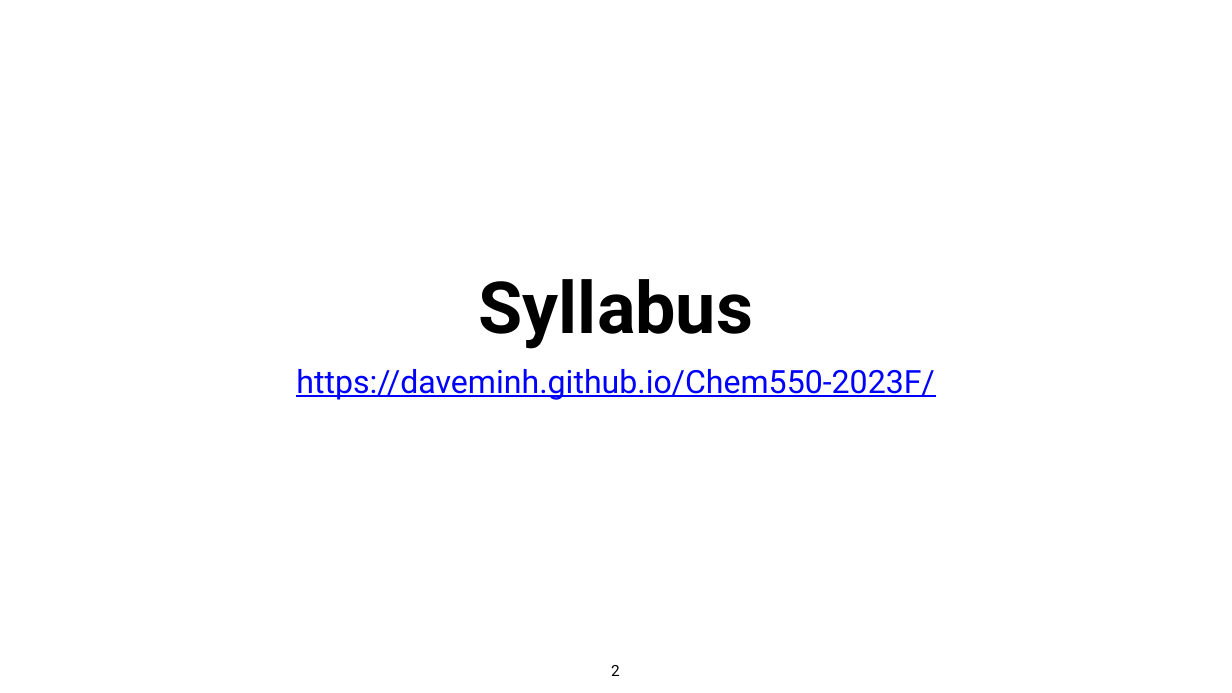
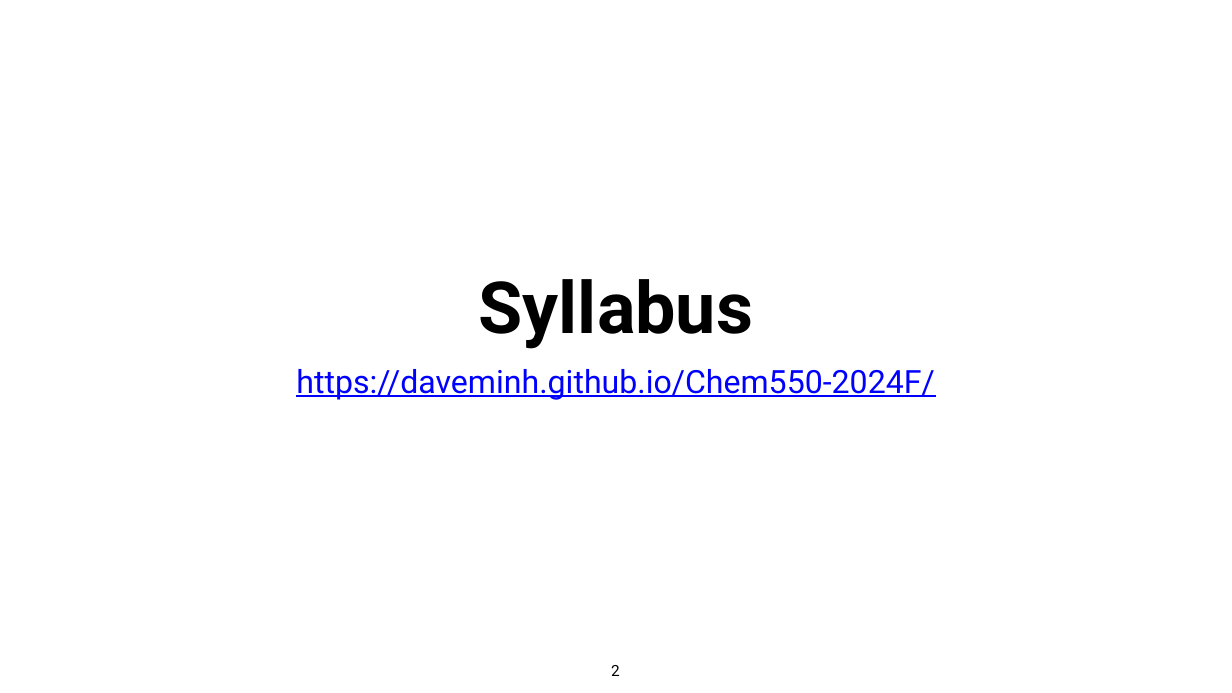
Before and after one commit to daveminh/Chem550-2024F, a slide deck: slide 2 of slides/08-26-Introduction.pptx. Drawn at 1232x693 pixels with LibreOffice and Linux fonts; fonts in the diff are those of the drawing. Boxes give left, top, right and bottom in pixels: in the first picture for what was removed or moved away, otherwise in the second. Text is boxed around its words. In the diff, an @@ line names an element or a change of style, - is before the commit and + after.

```diff
--- a/slides/08-26-Introduction.pptx
+++ b/slides/08-26-Introduction.pptx
@@ subtitle at [296,369,934,400]: text changed @@
-https://daveminh.github.io/Chem550-2023F/
+https://daveminh.github.io/Chem550-2024F/
```
Also in this commit, not shown: 2 other slides changed, 2 other files.
